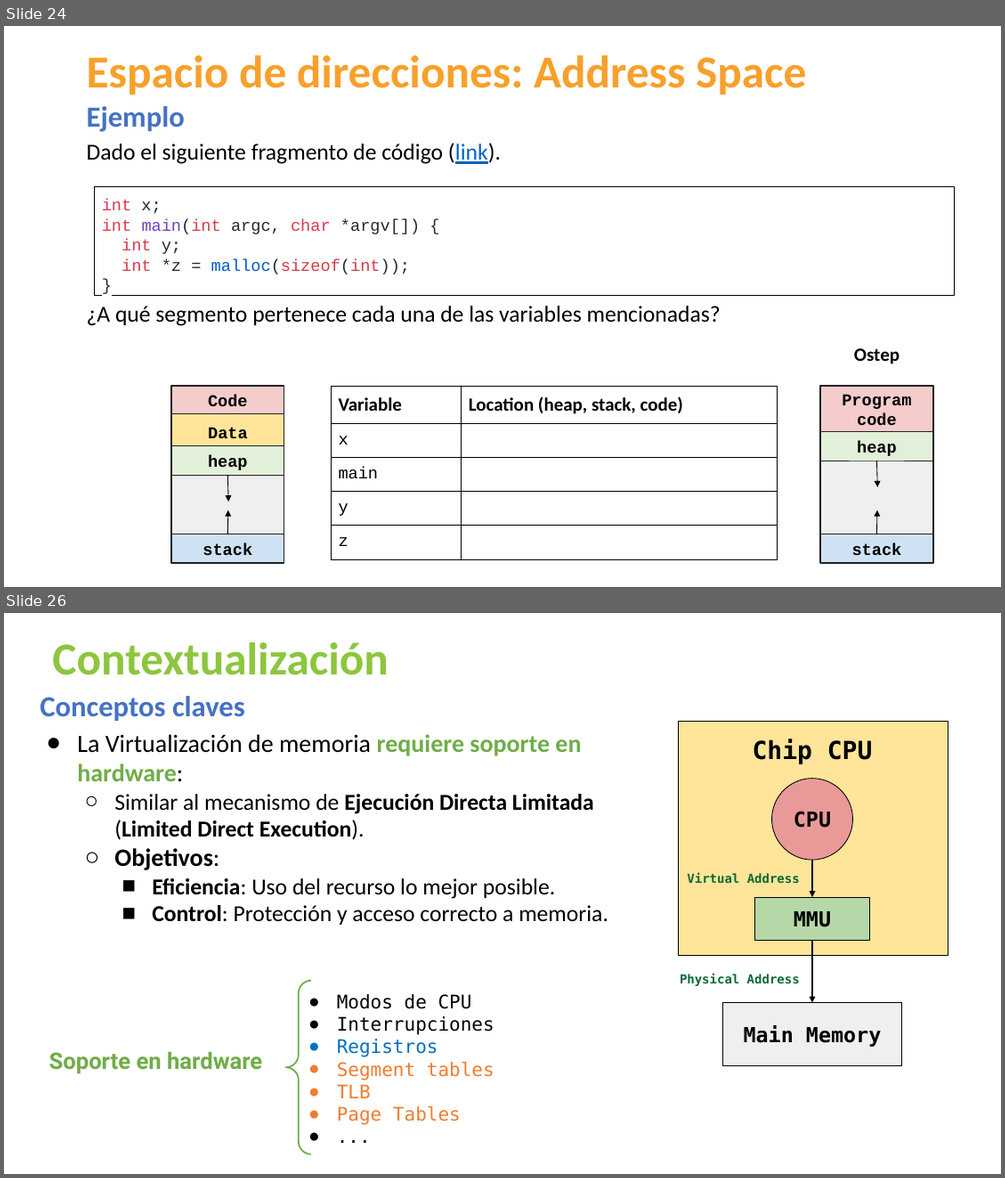
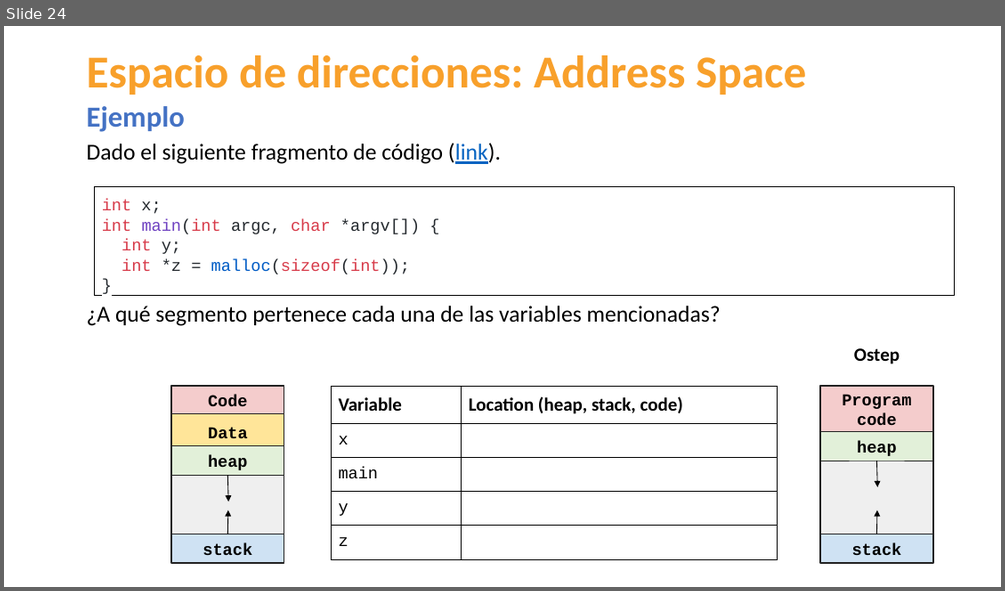
Before and after one commit to udea-so/apuntes_2026-1_SO-virtual, a slide deck: clase_07/SO_apuntes_clase7.pptx. Shown one above the other, each under a label of ours: slides 24 and 26 before the commit, slide 24 after it; the slides between them are not shown. The pictures are 1005x1178 and 1005x591 pixels, drawn with LibreOffice and Linux fonts; fonts in the diff are those of the drawing. Boxes give left, top, right and bottom in pixels: in the first picture for what was removed or moved away, otherwise in the second. Text is boxed around its words. In the diff, an @@ line names an element or a change of style, - is before the commit and + after.

```diff
--- a/clase_07/SO_apuntes_clase7.pptx
+++ b/clase_07/SO_apuntes_clase7.pptx
@@ slide 26 removed at <box>4,613,1001,1174</box>, background #FFFFFF @@
@@ title removed at <box>52,642,388,675</box> @@
-Contextualización
@@ text removed at <box>40,696,608,925</box> @@
-Conceptos claves
-● La Virtualización de memoria requiere soporte en hardware:
-  ○ Similar al mecanismo de Ejecución Directa Limitada (Limited Direct Execution).
-  ○ Objetivos:
-    ■ Eficiencia: Uso del recurso lo mejor posible.
-    ■ Control: Protección y acceso correcto a memoria.
@@ left brace removed at <box>286,981,311,1153</box> @@
@@ group removed at <box>678,722,948,1065</box>: 3 rectangles, 3 texts, 2 arrows, 1 ellipse @@
-Chip CPU
-CPU
-MMU
-Main Memory
-Virtual Address
-Physical Address
@@ text removed at <box>337,994,494,1125</box> @@
-● Modos de CPU
-● Interrupciones
-● Registros
-● Segment tables
-● TLB
-● Page Tables
-● ...
@@ text removed at <box>49,1051,262,1074</box> @@
-Soporte en hardware
```
Also in this commit, not shown: 24 other slides removed, 7 other files.
